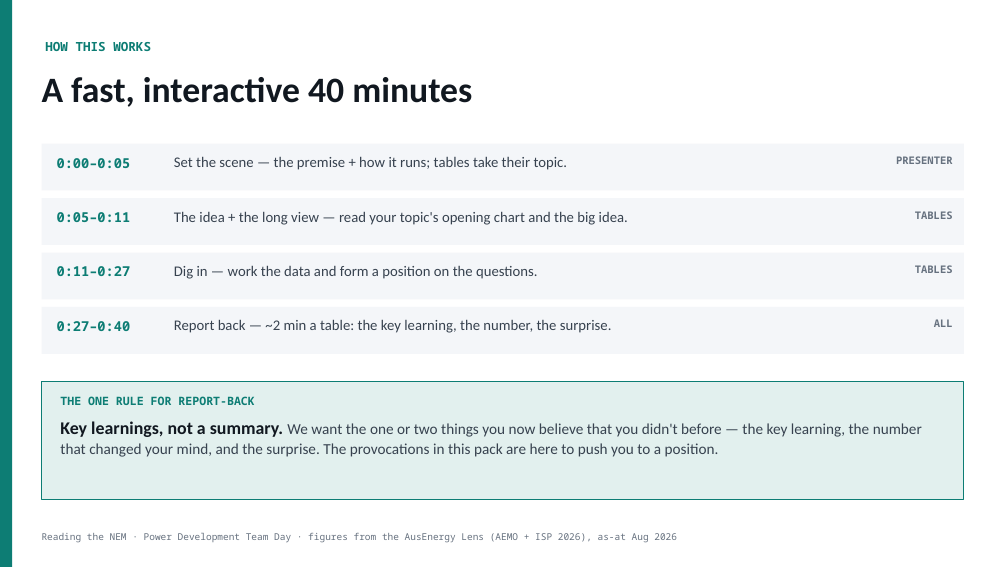
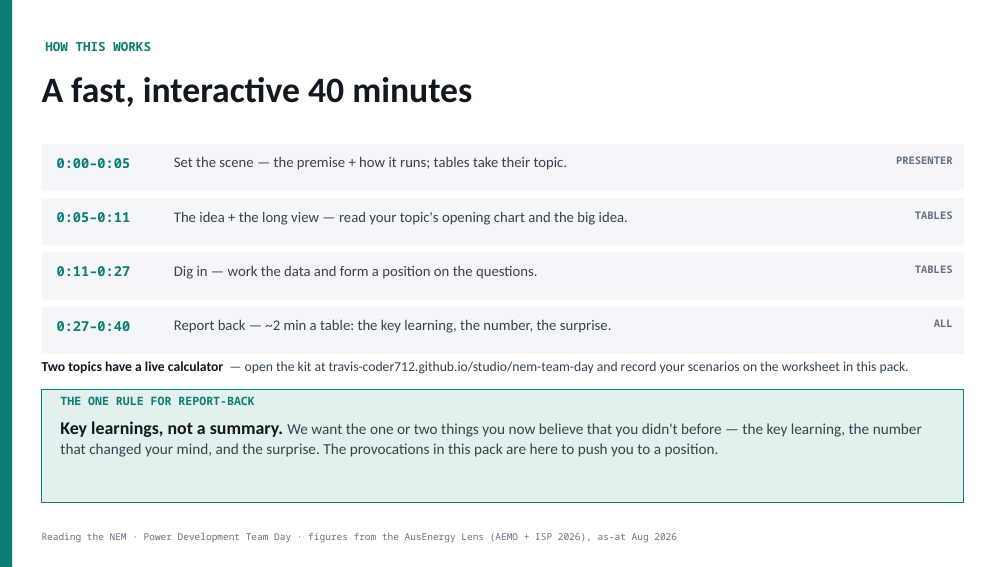
Before and after one commit to Travis-coder712/studio, a slide deck: slide 2 of nem-team-day/Reading-the-NEM-Team-Day.pptx. Drawn at 1008x567 pixels with LibreOffice and Linux fonts; fonts in the diff are those of the drawing. Boxes give left, top, right and bottom in pixels: in the first picture for what was removed or moved away, otherwise in the second. Text is boxed around its words. In the diff, an @@ line names an element or a change of style, - is before the commit and + after.

```diff
--- a/nem-team-day/Reading-the-NEM-Team-Day.pptx
+++ b/nem-team-day/Reading-the-NEM-Team-Day.pptx
@@ rectangle: place and size @@
-rectangle at (42,382,964,499)
+rectangle at (42,389,964,503)
@@ text added at (42,361,909,374), 13 pt, text #37424F @@
+Two topics have a live calculator — open the kit at travis-coder712.github.io/studio/nem-team-day and record your scenarios on the worksheet in this pack.
```
Also in this commit, not shown: 2 slides added.
